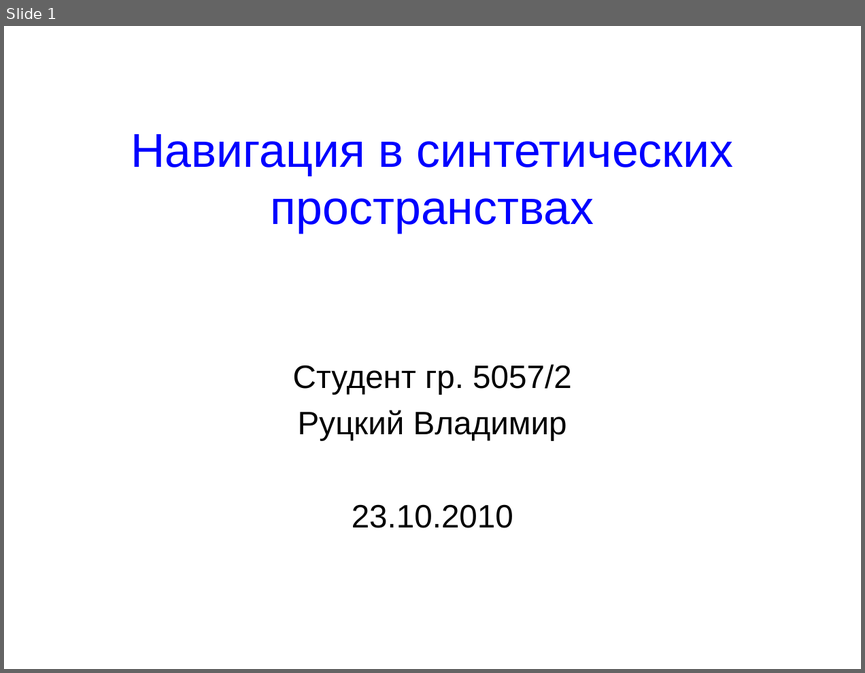
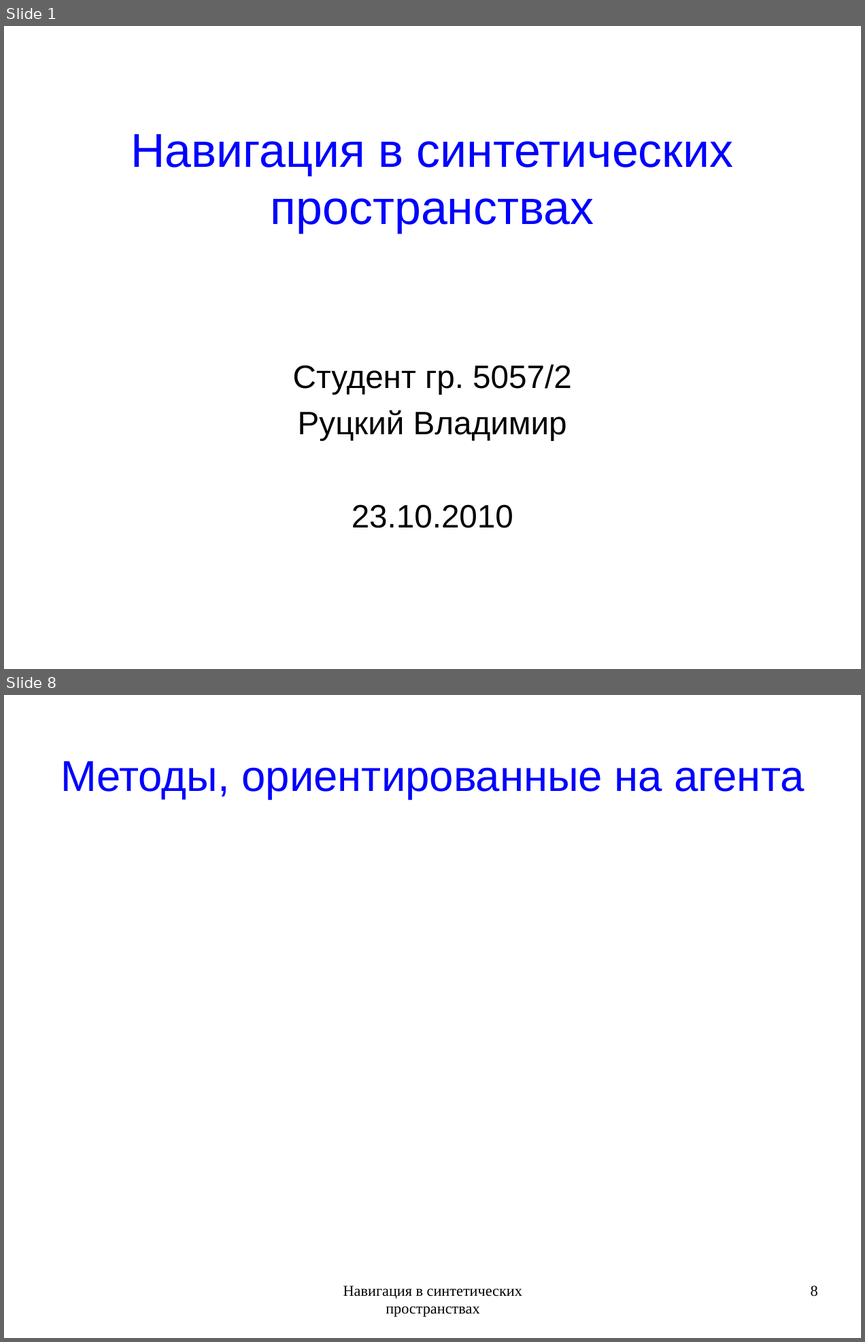
Before and after one commit to rutsky/semester09, a slide deck: Artificial_intelligence/Navigation_in_synthetic_space/50572_Rutsky_Navigation_in_synthetic_space.odp. Shown one above the other, each under a label of ours: slide 1 before the commit, slides 1 and 8 after it; the slides between them are not shown. The pictures are 865x673 and 865x1342 pixels, drawn with LibreOffice and Linux fonts; fonts in the diff are those of the drawing. Boxes give left, top, right and bottom in pixels: in the first picture for what was removed or moved away, otherwise in the second. Text is boxed around its words. In the diff, an @@ line names an element or a change of style, - is before the commit and + after.

```diff
--- a/Artificial_intelligence/Navigation_in_synthetic_space/50572_Rutsky_Navigation_in_synthetic_space.odp
+++ b/Artificial_intelligence/Navigation_in_synthetic_space/50572_Rutsky_Navigation_in_synthetic_space.odp
@@ slide 8 added at (x1=4, y1=695, x2=861, y2=1338), background #FFFFFF @@
@@ title added at (x1=60, y1=761, x2=804, y2=800), 40 pt, text #0000FF @@
+Методы, ориентированные на агента
@@ text added at (x1=343, y1=1285, x2=522, y2=1317), 14 pt, text #000000 @@
+Навигация в синтетических пространствах
@@ page number added at (x1=810, y1=1285, x2=818, y2=1296), 14 pt, text #000000 @@
+8
```
Also in this commit, not shown: 1 slide changed, 14 other slides added.
